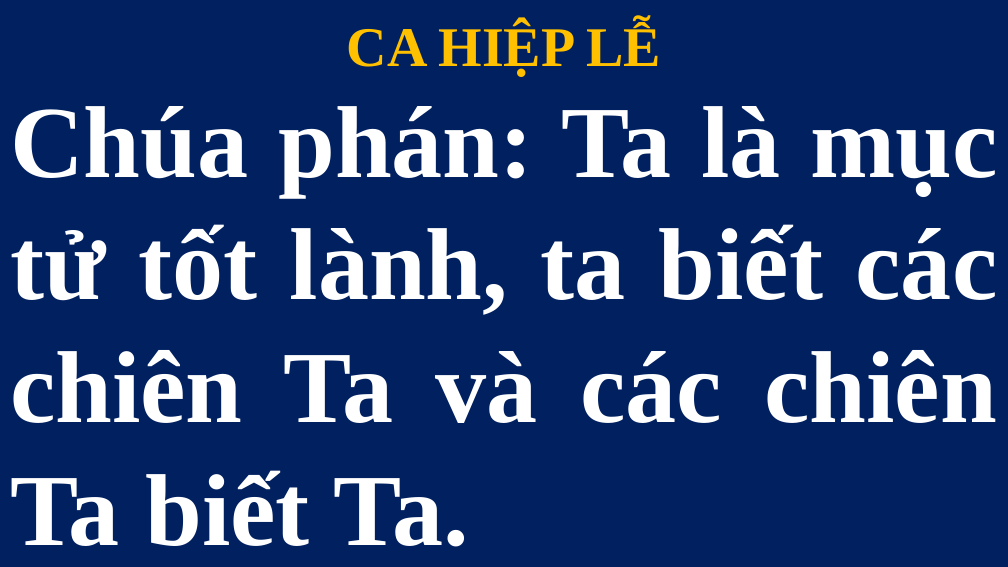
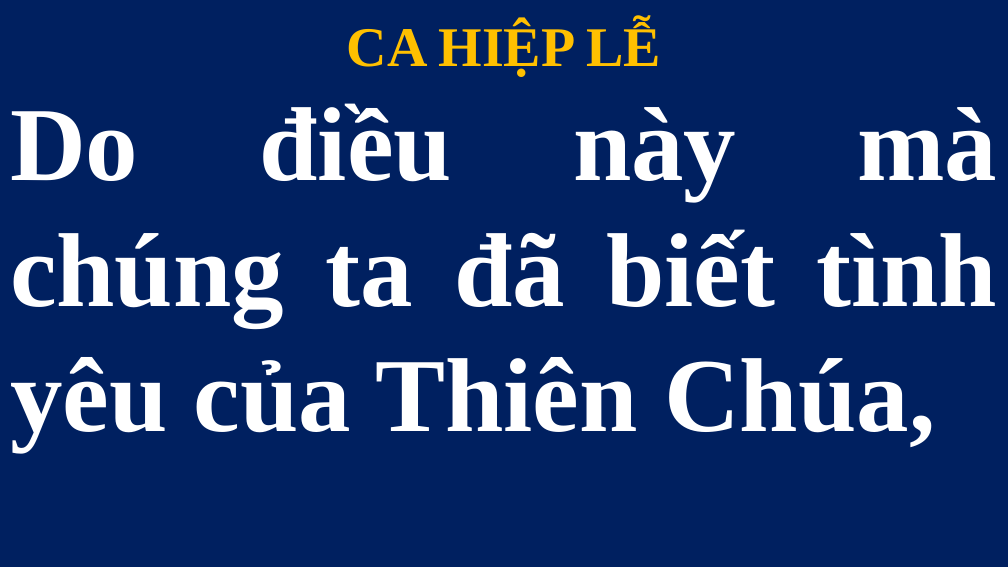
Before and after one commit to lythanhngodev64/SlideLe, a slide deck: slide 198 of Slide/Thứ Bảy - CN-26-TN 2026.pptx. Drawn at 1008x567 pixels with LibreOffice and Linux fonts; fonts in the diff are those of the drawing. Boxes give left, top, right and bottom in pixels: in the first picture for what was removed or moved away, otherwise in the second. Text is boxed around its words. In the diff, an @@ line names an element or a change of style, - is before the commit and + after.

```diff
--- a/Slide/Thứ Bảy - CN-26-TN 2026.pptx
+++ b/Slide/Thứ Bảy - CN-26-TN 2026.pptx
@@ title at [10,103,997,451]: text changed; size 73 to 75 pt @@
-Chúa phán: Ta là mục tử tốt lành, ta biết các chiên Ta và các chiên Ta biết Ta.
+Do điều này mà chúng ta đã biết tình yêu của Thiên Chúa,
```
Also in this commit, not shown: 2 slides added, 1 other file.
